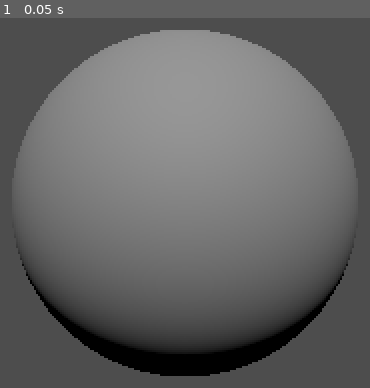
Above: before the commit, frame 1.
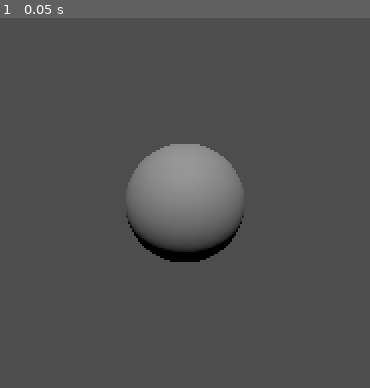
Above: after the commit, the same moment.

Repository: JMeyers215/Mini-Games
Game: Godot game, scene res://Balloon Popper/Scenes/balloonpopper.tscn
Same seed, same stepped clock (60 frames per second), same inputs: the game is played once before the commit and once after it. Before the commit the project has no main scene; this scene is started directly in both runs.
Inputs:
- Up to frame 1 (0.05 s): no input

The runs differ from the first frame. In frame 1, 49% of the frame differs, in the area x 4-96%, y 3-97%.

Commit message:
Minor position adjustments

Diff:
--- a/Balloon Popper/Scenes/balloonpopper.tscn
+++ b/Balloon Popper/Scenes/balloonpopper.tscn
@@ -15,8 +15,9 @@
 shape = SubResource("SphereShape3D_g26no")
 
 [node name="Camera3D" type="Camera3D" parent="."]
-transform = Transform3D(1, 0, 0, 0, 1, 0, 0, 0, 1, 0, 0, 1.75562)
+transform = Transform3D(1, 0, 0, 0, 1, 0, 0, 0, 1, 0, 0, 2.71302)
 current = true
+fov = 109.098
 
 [node name="DirectionalLight3D" type="DirectionalLight3D" parent="."]
 transform = Transform3D(1, 0, 0, 0, 0.739525, 0.673129, 0, -0.673129, 0.739525, 0, 2, 0)
--- a/project.godot
+++ b/project.godot
@@ -11,5 +11,6 @@
 [application]
 
 config/name="Mini Games"
+run/main_scene="res://Balloon Popper/Scenes/balloonpopper.tscn"
 config/features=PackedStringArray("4.1", "Forward Plus")
 config/icon="res://icon.svg"
